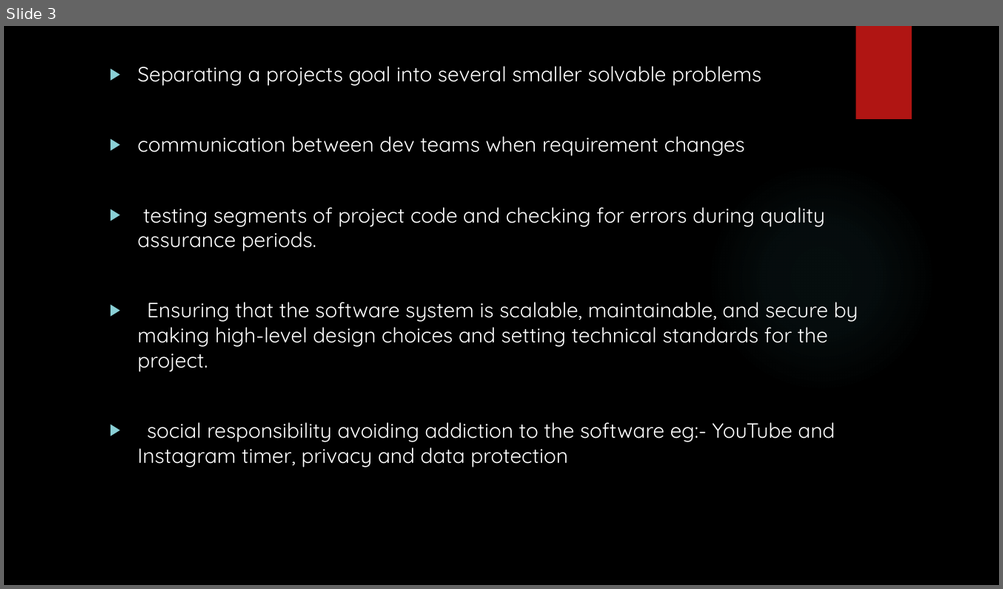
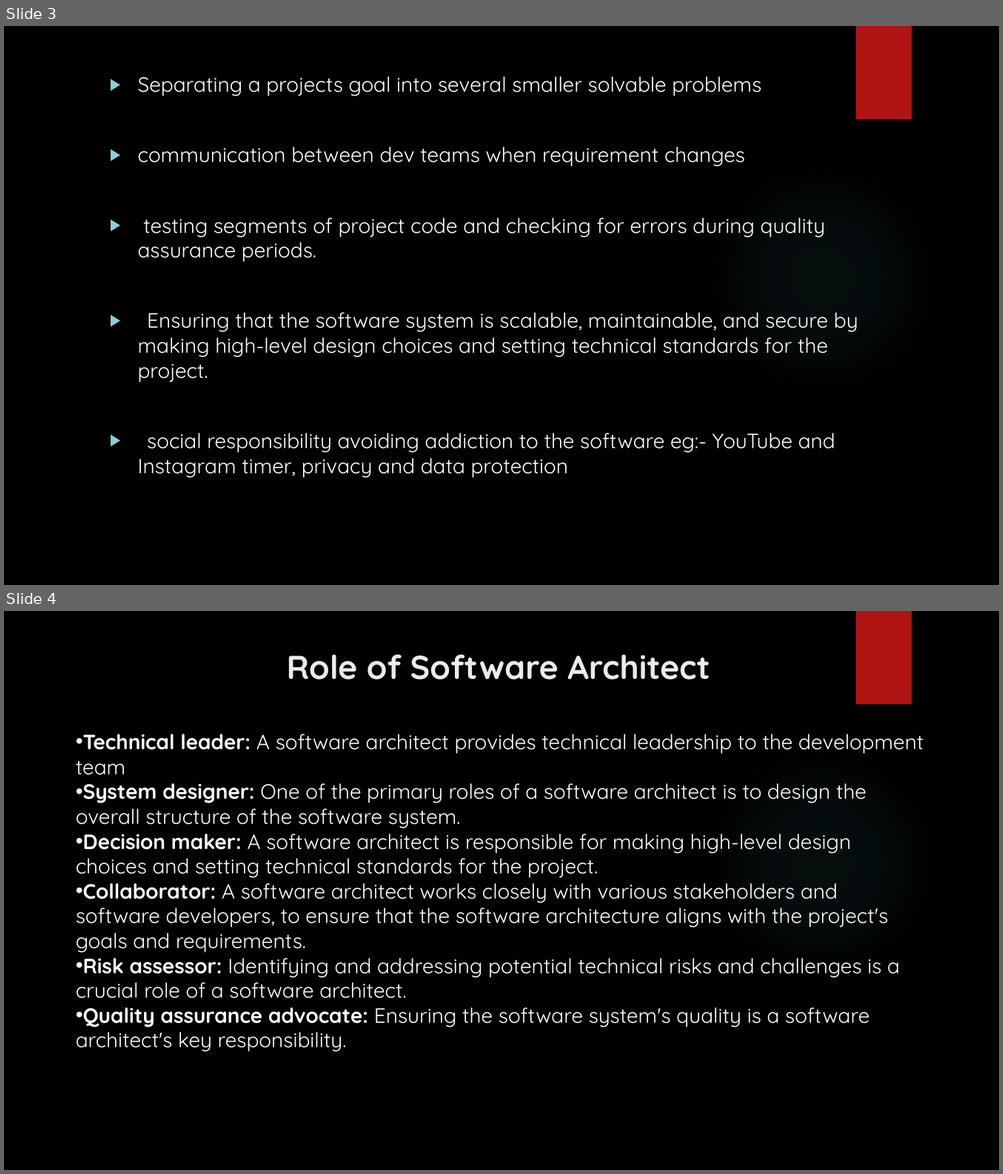
Before and after one commit to piragenthtech/technical-college, a slide deck: Nirmalan sir/software architect.pptx. Shown one above the other, each under a label of ours: slide 3 before the commit, slides 3 and 4 after it. The pictures are 1003x589 and 1003x1174 pixels, drawn with LibreOffice and Linux fonts; fonts in the diff are those of the drawing; background and template pictures are left out. Boxes give left, top, right and bottom in pixels: in the first picture for what was removed or moved away, otherwise in the second. Text is boxed around its words. In the diff, an @@ line names an element or a change of style, - is before the commit and + after.

```diff
--- a/Nirmalan sir/software architect.pptx
+++ b/Nirmalan sir/software architect.pptx
@@ slide 4 added at [4, 611, 999, 1170], background picture (left out); not listed: 2 template elements that a slide beside it also shows @@
@@ title added at [287, 655, 710, 680], 32 pt, text #EBEBEB, bold @@
+Role of Software Architect
@@ text added at [76, 734, 923, 1052], 20 pt, text #FFFFFF @@
+• Technical leader: A software architect provides technical leadership to the development team
+• System designer: One of the primary roles of a software architect is to design the overall structure of the software system.
+• Decision maker: A software architect is responsible for making high-level design choices and setting technical standards for the project.
+• Collaborator: A software architect works closely with various stakeholders and software developers, to ensure that the software architecture aligns with the project's goals and requirements.
+• Risk assessor: Identifying and addressing potential technical risks and challenges is a crucial role of a software architect.
+• Quality assurance advocate: Ensuring the software system's quality is a software architect's key responsibility.
@@ slide 3 changed as well @@
@@ text "Separating a projects goal into ...": place and size @@
-text "Separating a projects goal into ..." at [137, 66, 858, 468]
+text "Separating a projects goal into ..." at [138, 76, 858, 478]
```
Also in this commit, not shown: 2 other slides changed, 1 other slide added.
